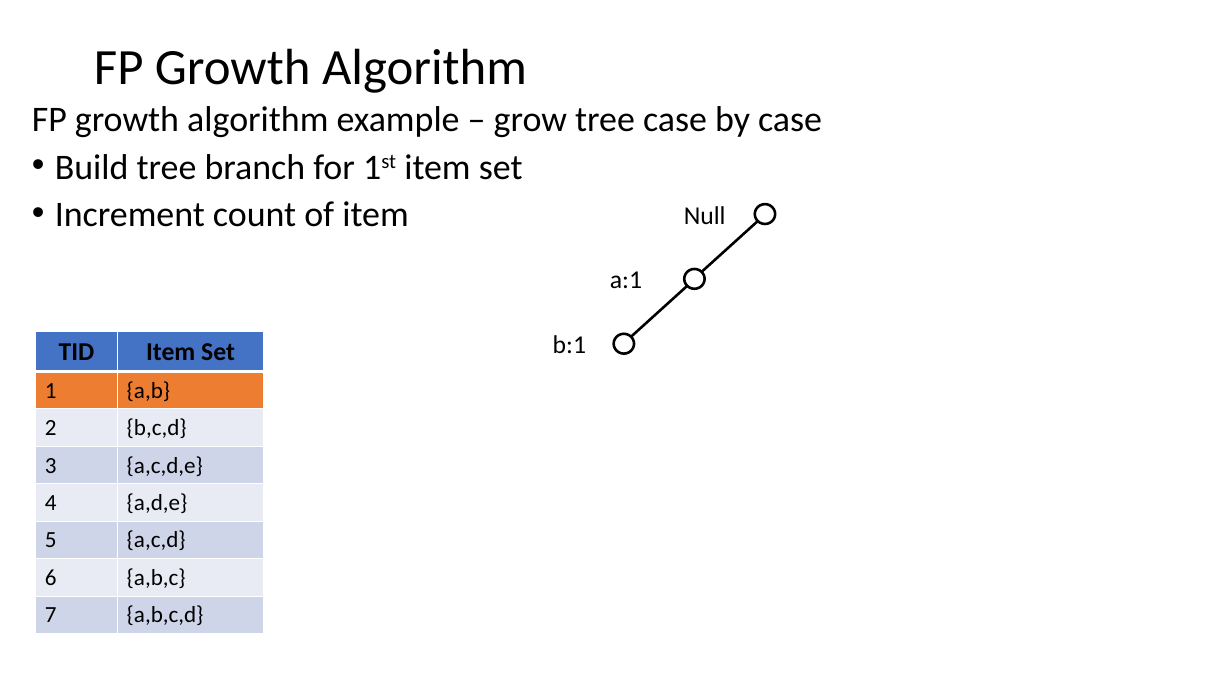
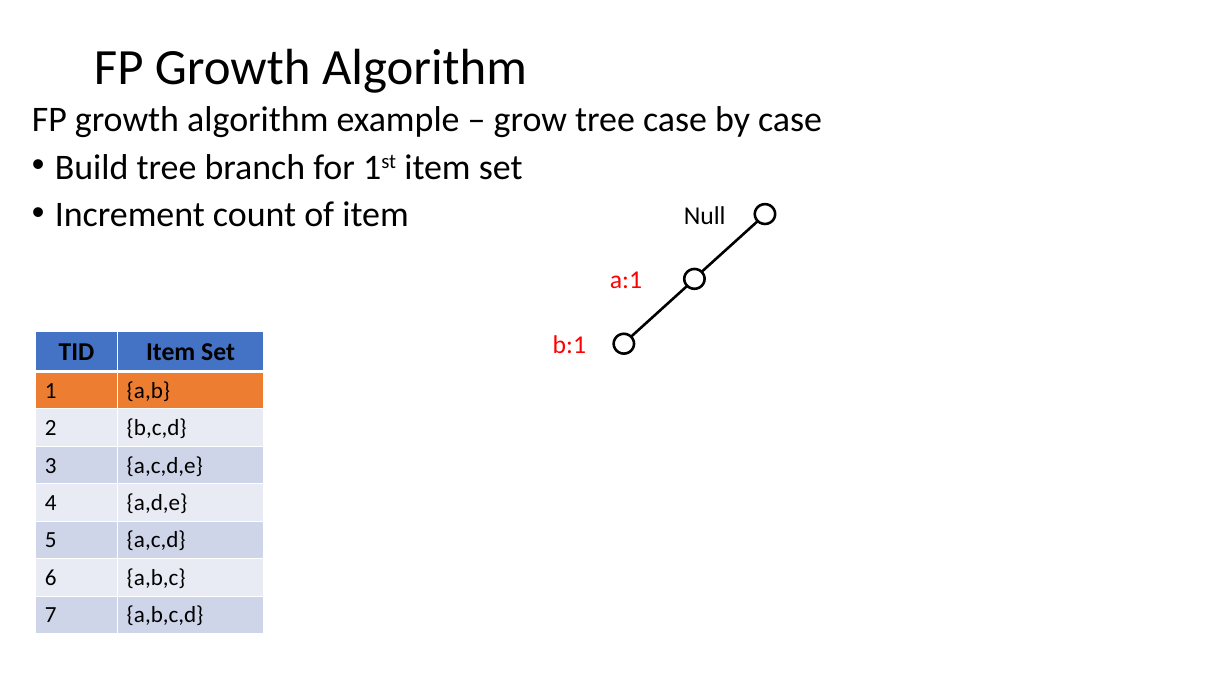
Before and after one commit to StephenElston/CSCI-E-108, a slide deck: slide 28 of slides/10_AssociationsFrequentItems.pptx (slide 27 before the commit). Drawn at 1232x693 pixels with LibreOffice and Linux fonts; fonts in the diff are those of the drawing. Boxes give left, top, right and bottom in pixels: in the first picture for what was removed or moved away, otherwise in the second. Text is boxed around its words. In the diff, an @@ line names an element or a change of style, - is before the commit and + after.

```diff
--- a/slides/10_AssociationsFrequentItems.pptx
+++ b/slides/10_AssociationsFrequentItems.pptx
@@ text "a:1" at box(610, 271, 642, 288): text colour #000000 to #FF0000 @@
@@ text "b:1" at box(553, 335, 586, 353): text colour #000000 to #FF0000 @@
```
Also in this commit, not shown: 12 other slides changed, 1 slide added.
